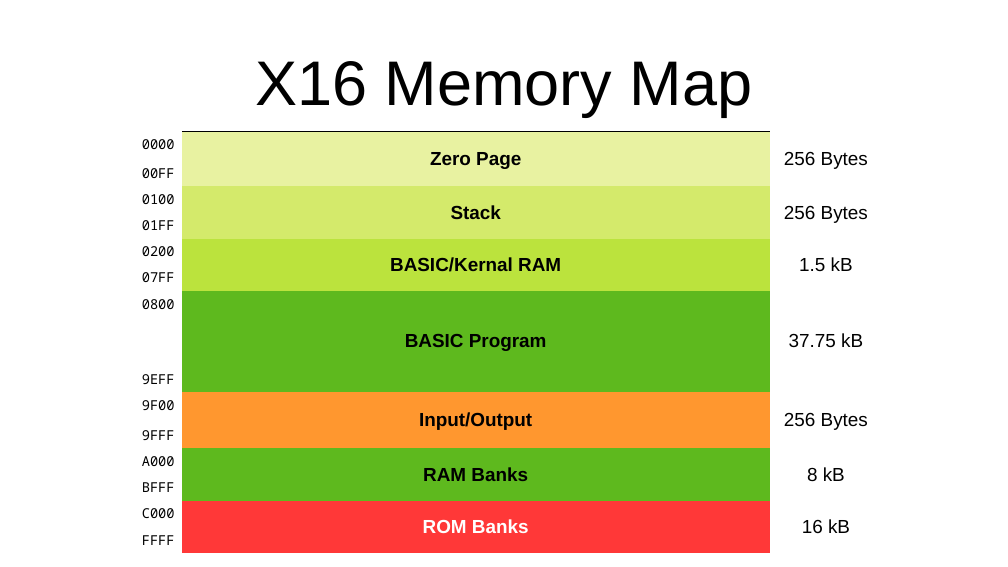
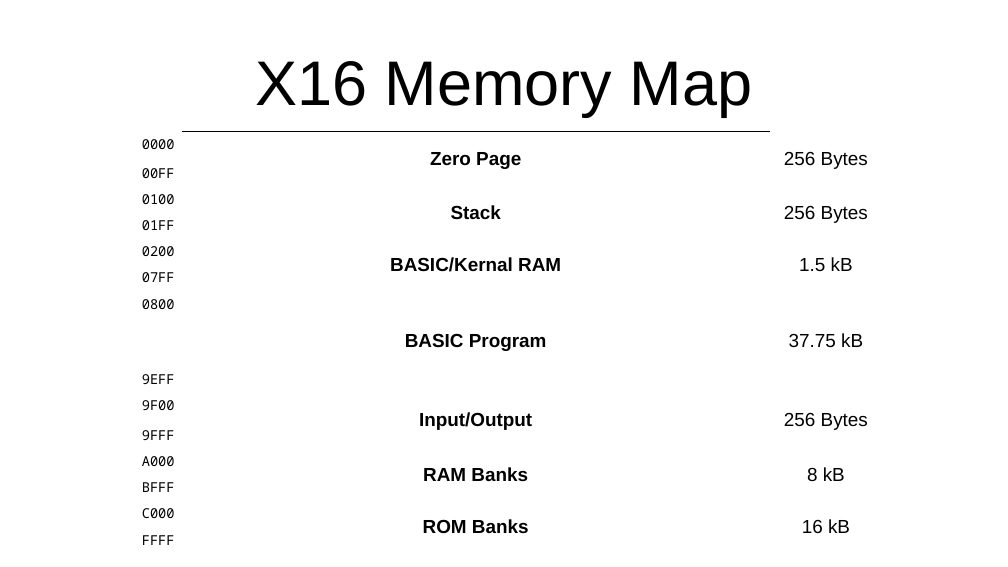
Before and after one commit to SlithyMatt/x16-assembly-tutorial, a slide deck: slide 2 of Lesson5/Lesson5.odp. Drawn at 1008x567 pixels with LibreOffice and Linux fonts; fonts in the diff are those of the drawing. Boxes give left, top, right and bottom in pixels: in the first picture for what was removed or moved away, otherwise in the second. Text is boxed around its words. In the diff, an @@ line names an element or a change of style, - is before the commit and + after.

```diff
--- a/Lesson5/Lesson5.odp
+++ b/Lesson5/Lesson5.odp
@@ table at box(120, 131, 882, 549) @@
@@ fill #FFFFFF to none in 21 cells @@
@@ fill #E8F2A1 to none in row 1, column 2 @@
@@ fill #D4EA6B to none in row 3, column 2 @@
@@ fill #BBE33D to none in row 5, column 2 @@
@@ fill #5EB91E to none in 2 cells @@
@@ fill #FF972F to none in row 9, column 2 @@
@@ fill #FF3838 to none in row 13, column 2 @@
@@ text colour #FFFFFF to #000000 in "ROM Banks" @@
```
Also in this commit, not shown: 9 other slides changed, 11 slides added, 15 slides removed, 3 other files.
